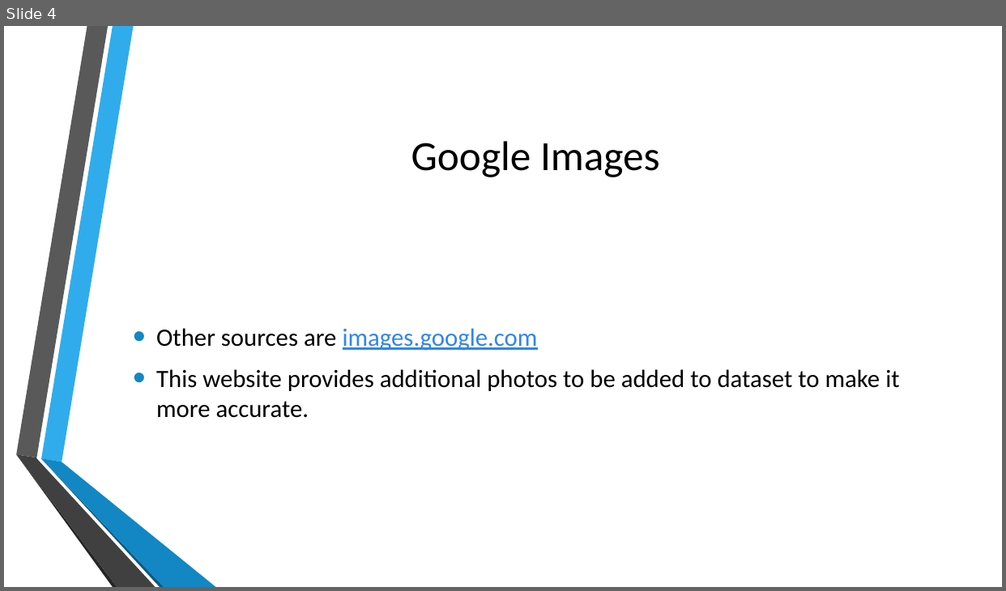
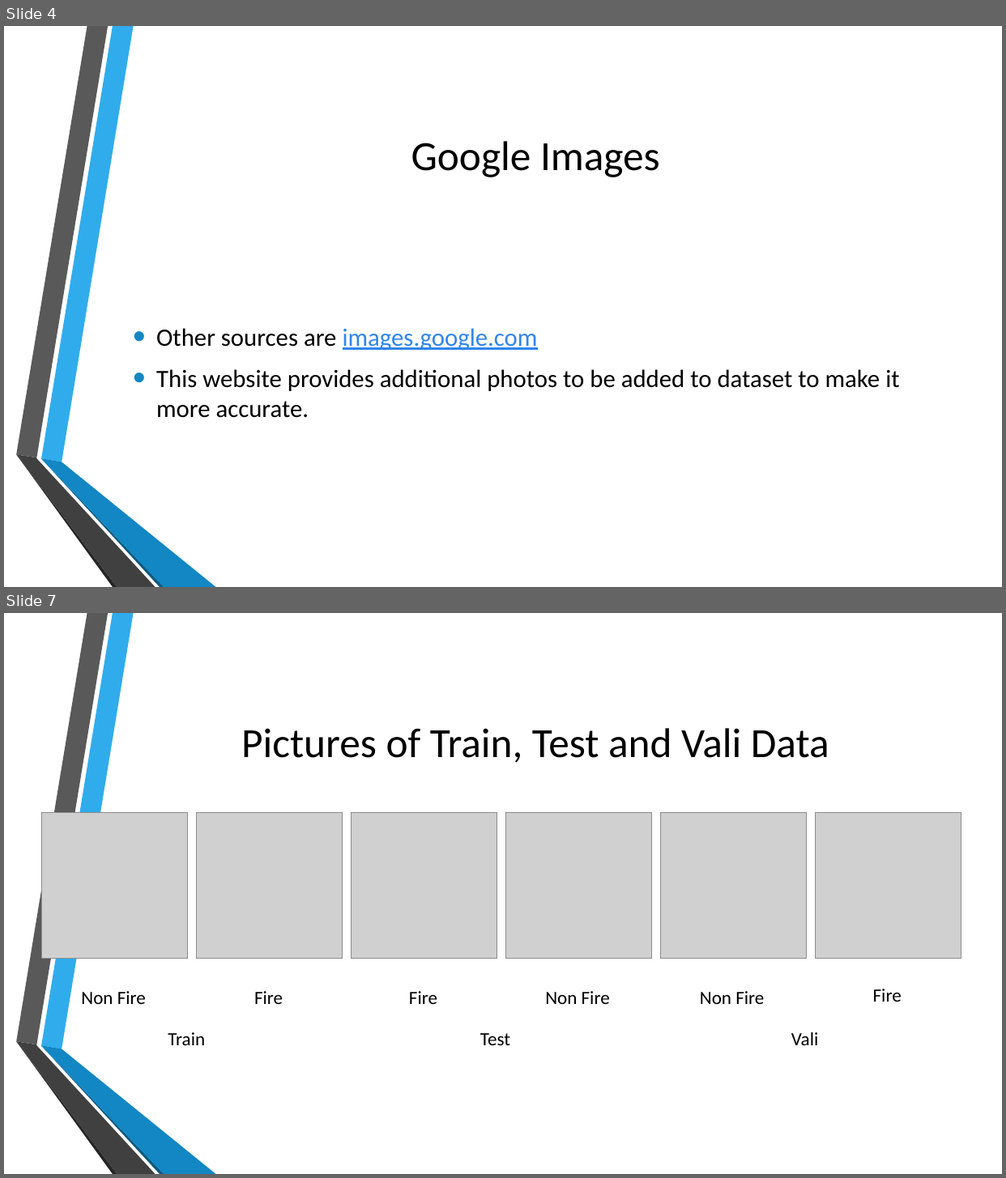
Before and after one commit to akashpapnai/Capstone-project, a slide deck: ppts/week 1.pptx. Shown one above the other, each under a label of ours: slide 4 before the commit, slides 4 and 7 after it; the slides between them are not shown. The pictures are 1006x591 and 1006x1178 pixels, drawn with LibreOffice and Linux fonts; fonts in the diff are those of the drawing; grey boxes stand for pictures; background and template pictures are left out. Boxes give left, top, right and bottom in pixels: in the first picture for what was removed or moved away, otherwise in the second. Text is boxed around its words. In the diff, an @@ line names an element or a change of style, - is before the commit and + after.

Commit message:
ppt added

```diff
--- a/ppts/week 1.pptx
+++ b/ppts/week 1.pptx
@@ slide 7 added at (4,613,1002,1174), background picture (left out); not listed: 6 template elements that a slide beside it also shows @@
@@ title added at (241,728,829,763), 40 pt, text #000000 @@
+Pictures of Train, Test and Vali Data
@@ picture added at (42,813,188,959) @@
@@ picture added at (197,813,343,959) @@
@@ picture added at (351,813,497,959) @@
@@ picture added at (505,813,651,959) @@
@@ picture added at (661,813,807,959) @@
@@ picture added at (816,813,961,959) @@
@@ text added at (81,991,146,1004), 18 pt, text #000000 @@
+Non Fire
@@ text added at (254,991,283,1004), 18 pt, text #000000 @@
+Fire
@@ text added at (409,991,437,1004), 18 pt, text #000000 @@
+Fire
@@ text added at (545,991,610,1004), 18 pt, text #000000 @@
+Non Fire
@@ text added at (700,991,764,1004), 18 pt, text #000000 @@
+Non Fire
@@ text added at (873,989,901,1002), 18 pt, text #000000 @@
+Fire
@@ text added at (168,1033,205,1046), 18 pt, text #000000 @@
+Train
@@ text added at (480,1033,510,1046), 18 pt, text #000000 @@
+Test
@@ text added at (791,1033,818,1046), 18 pt, text #000000 @@
+Vali
```
Also in this commit, not shown: 2 other slides added, 2 other files.
